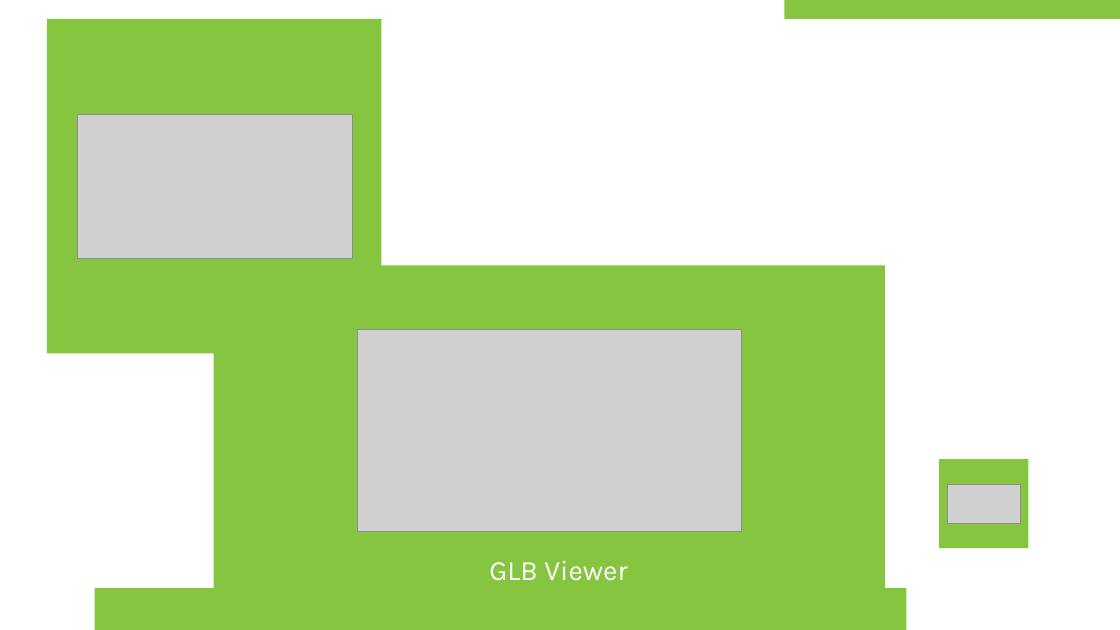
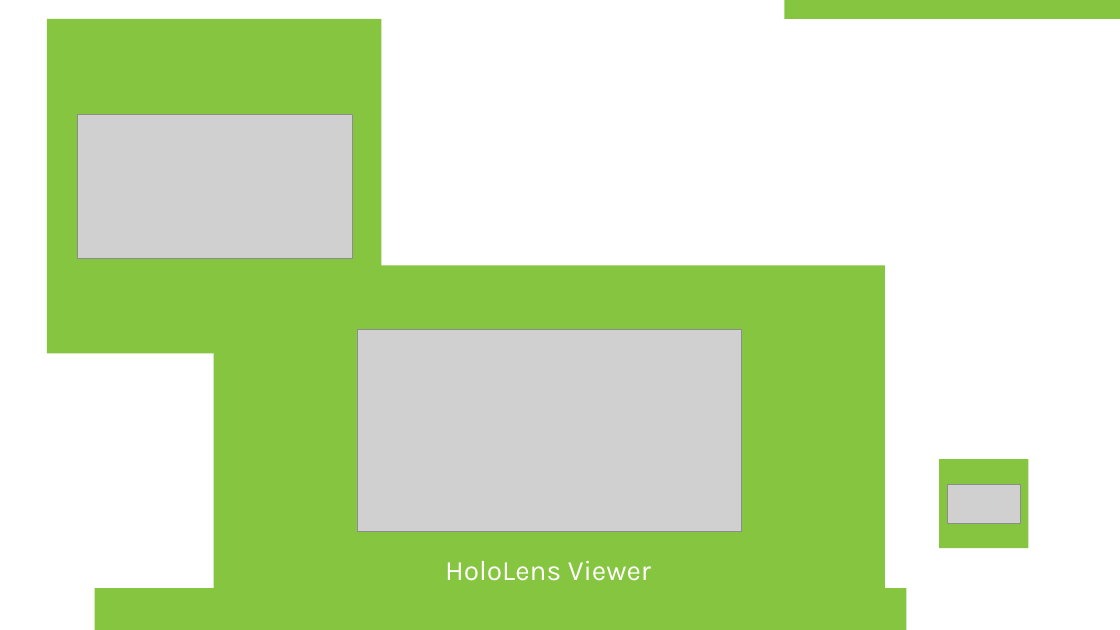
Before and after one commit to mtaulty/GLTF-Model-Viewer, a slide deck: slide 1 of IconAssets/IconAssets.pptx. Drawn at 1120x630 pixels with LibreOffice and Linux fonts; fonts in the diff are those of the drawing; grey boxes stand for pictures; background and template pictures are left out. Boxes give left, top, right and bottom in pixels: in the first picture for what was removed or moved away, otherwise in the second. Text is boxed around its words. In the diff, an @@ line names an element or a change of style, - is before the commit and + after.

```diff
--- a/IconAssets/IconAssets.pptx
+++ b/IconAssets/IconAssets.pptx
@@ text at [445,561,651,581]: text changed @@
-GLB Viewer
+HoloLens Viewer
```
Also in this commit, not shown: 6 other files.
